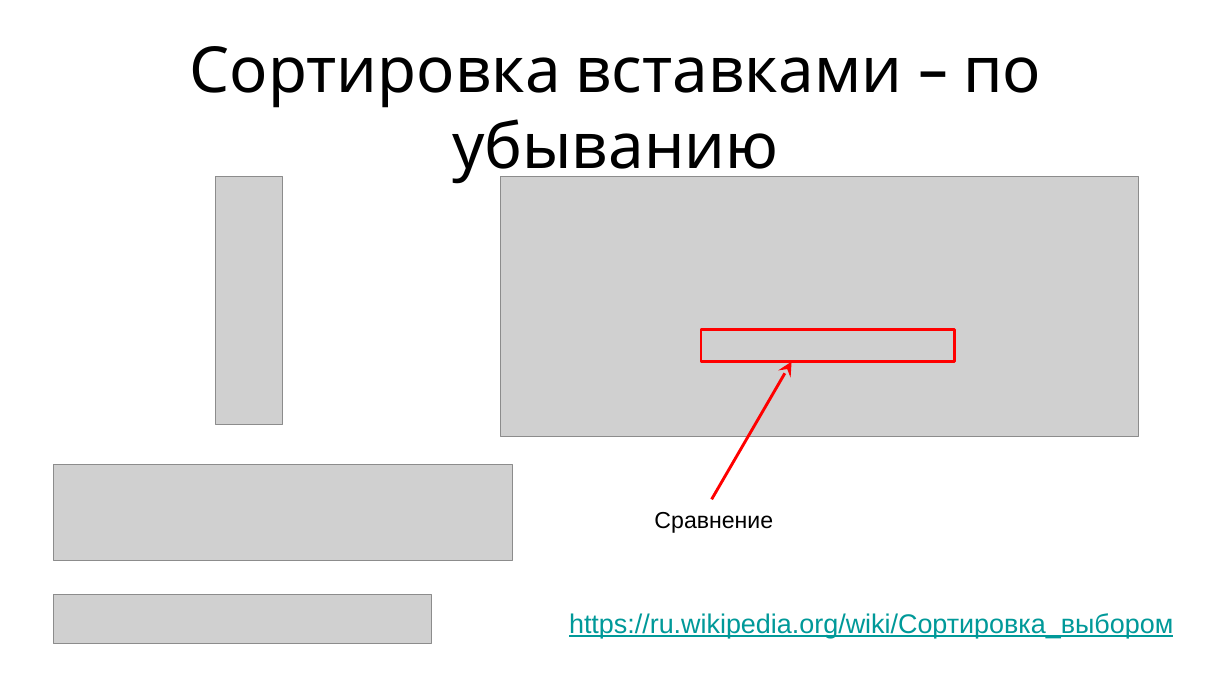
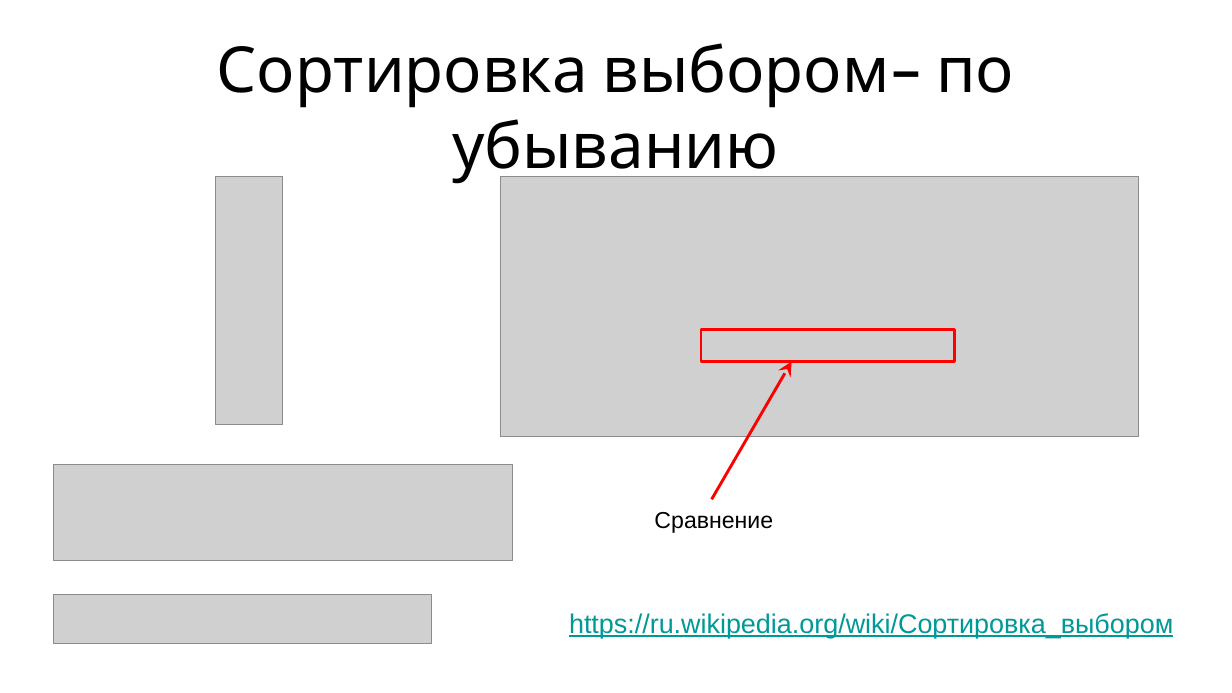
Before and after one commit to maxchv/LearnPython, a slide deck: slide 8 of week06/Lambda.pptx (slide 7 before the commit). Drawn at 1232x693 pixels with LibreOffice and Linux fonts; fonts in the diff are those of the drawing; grey boxes stand for pictures. Boxes give left, top, right and bottom in pixels: in the first picture for what was removed or moved away, otherwise in the second. Text is boxed around its words. In the diff, an @@ line names an element or a change of style, - is before the commit and + after.

```diff
--- a/week06/Lambda.pptx
+++ b/week06/Lambda.pptx
@@ title at <box>217,43,1014,186</box>: text changed @@
-Сортировка вставками – по убыванию
+Сортировка выбором– по убыванию
```
Also in this commit, not shown: 1 slide added, 2 other files.
